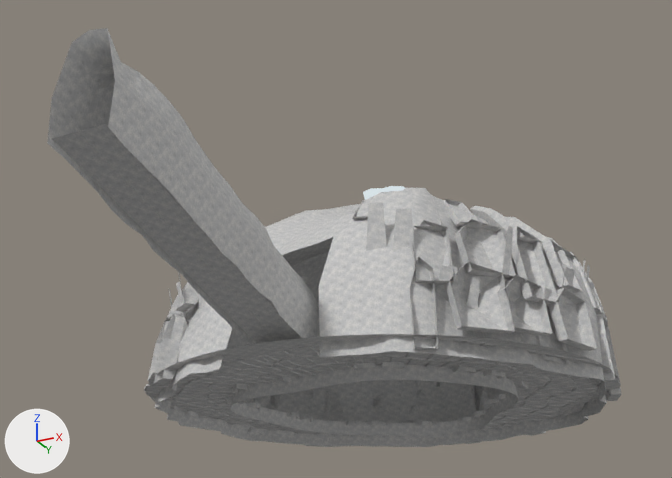
Two versions of the glTF model public/models/cavern-structure.glb, one commit apart.
Camera for both pictures: a camera (50 mm lens) standing at (31.8, 95.5, -31.1) and looking at (-11.0, 181.1, 7.4). Lighting does not change. The marker at lower left points along +X, +Y and +Z. The picture after the commit comes second. Objects named as collision shapes, trigger or cutter boxes, shadow casters or lower levels of detail are left out. Vertices at exactly the same position are counted once.

Names of what the first picture shows: 'CavernStructure_Rock' and 1 more.
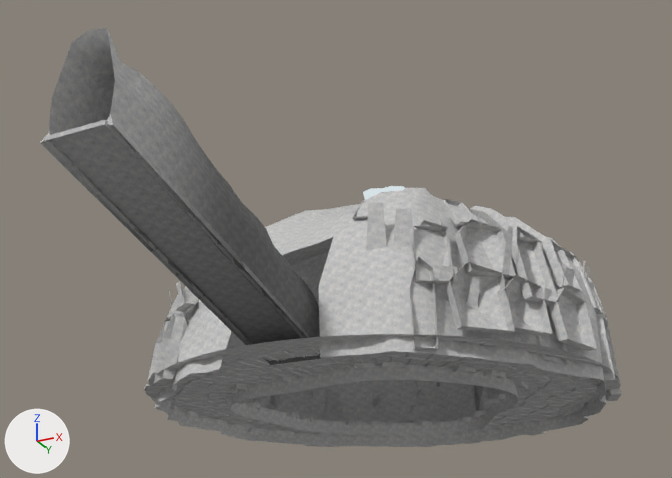
Pixel boxes [x1, y1, x2, y2] of what changed, in the pictures (672 x 478 px; the box of a moved part takes in the faces that stretch with it):
'CavernStructure_Rock', reshaped
    before: [47, 28, 621, 447]
    after: [40, 28, 621, 447]
part 1 of me_cavern_continuous_fractured_shell, added
    after: [105, 115, 320, 355]
part 2 of me_cavern_continuous_fractured_shell, added
    after: [42, 131, 250, 345]
part 3 of me_cavern_continuous_fractured_shell, moved or reshaped
    before: [78, 124, 117, 145]
    after: [40, 120, 321, 365]
part 4 of me_cavern_continuous_fractured_shell, surface changed
    before: [66, 138, 301, 344]
    after: [119, 134, 280, 309]
part 5 of me_cavern_continuous_fractured_shell, recoloured (white to grey)
    both: [47, 68, 320, 360]

The change, as a diff of the scene's bpy script:
```diff
--- a/public/models/cavern-structure.glb.py
+++ b/public/models/cavern-structure.glb.py
@@ me_cavern_continuous_fractured_shell @@
 # used by ob_cavernstructure_rock; location = (0.0, 0.0, 0.0)
-me_cavern_continuous_fractured_shell.from_pydata(...)  # 4724 vertices, 5954 faces; spans x -39.1..15.2, y 141.0..222.2, z -9.1..19.6
+me_cavern_continuous_fractured_shell.from_pydata(...)  # 4818 vertices, 6076 faces; spans x -39.1..15.2, y 140.6..222.2, z -9.1..19.6
+# me_cavern_continuous_fractured_shell part 1: a new loose piece of 38 vertices spanning x -9.4..-8.6, y 140.9..173.8, z -7.8..2.4, in mat_cavern_layered_mineral_stone___2m_tile
+# me_cavern_continuous_fractured_shell part 2: a new loose piece of 34 vertices spanning x -15.4..-14.6, y 140.9..172.9, z -7.5..2.5, in mat_cavern_layered_mineral_stone___2m_tile
+# me_cavern_continuous_fractured_shell part 3
+# 3 vertices are removed from x -12.0..-9.5, y 141.0..142.5, z 1.3..1.7
+# 2 faces are deleted
+# 169 vertices move from x -14.5..-9.5, y 141.0..174.0, z -7.5..1.7 to x -14.9..-9.1, y 140.6..174.1, z -7.5..1.8
+# 29 vertices are added at x -15.4..-9.1, y 140.6..174.2, z -7.9..2.1
+# 24 new faces join them
+# me_cavern_continuous_fractured_shell part 4: 84 kept faces spanning x -14.9..-9.1, y 140.7..174.1, z -7.5..1.8 get new texture (UV) coordinates
+# me_cavern_continuous_fractured_shell part 5: 336 kept faces spanning x -15.3..-8.5, y 140.7..174.1, z -7.8..10.4 get new vertex colours; the middle colour goes from white #ffffff to grey #868686
+# other edits to the shape of me_cavern_continuous_fractured_shell do not show in these pictures
 me_cavern_continuous_fractured_shell.materials.append(mat_cavern_layered_mineral_stone___2m_tile)
```
